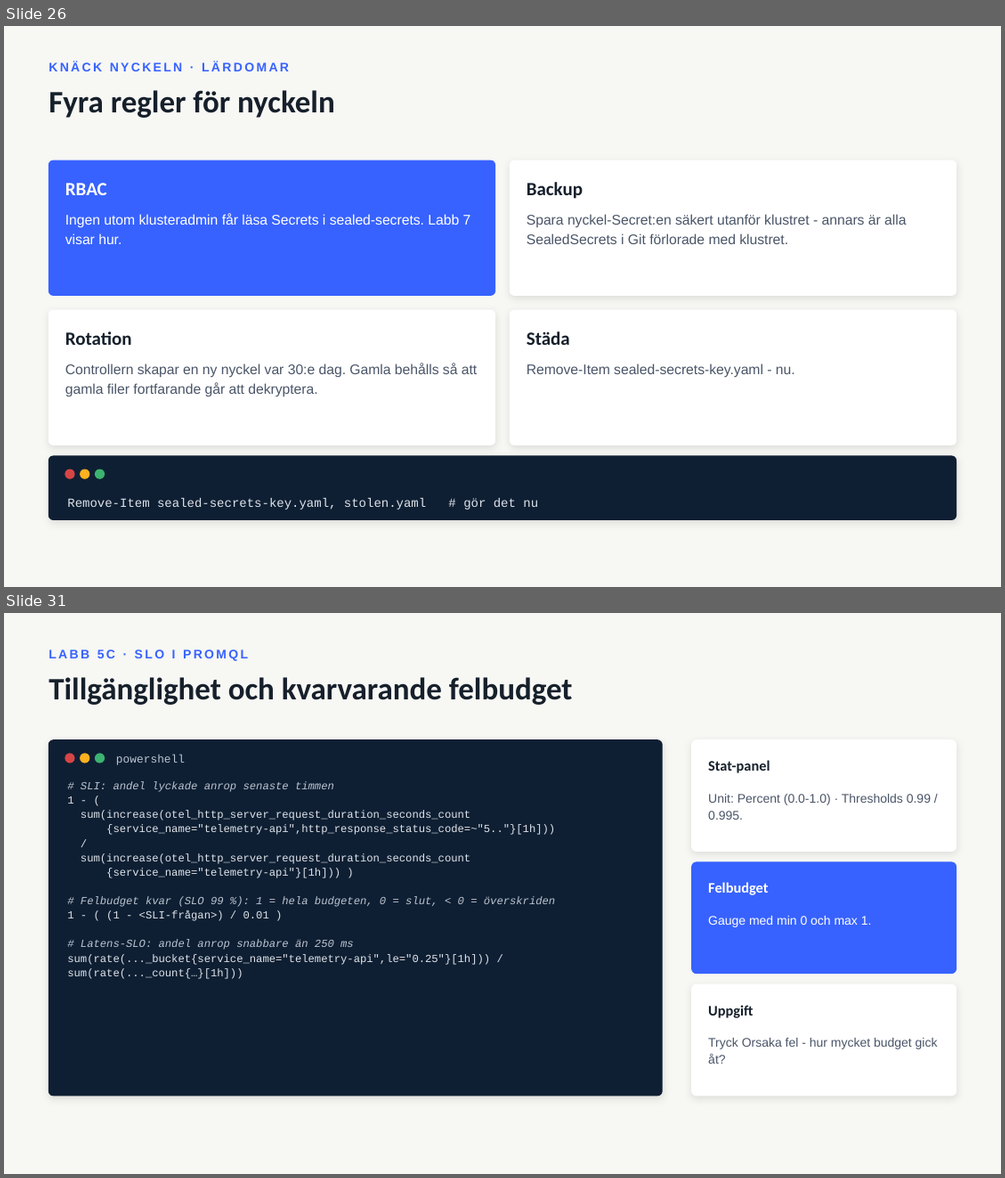
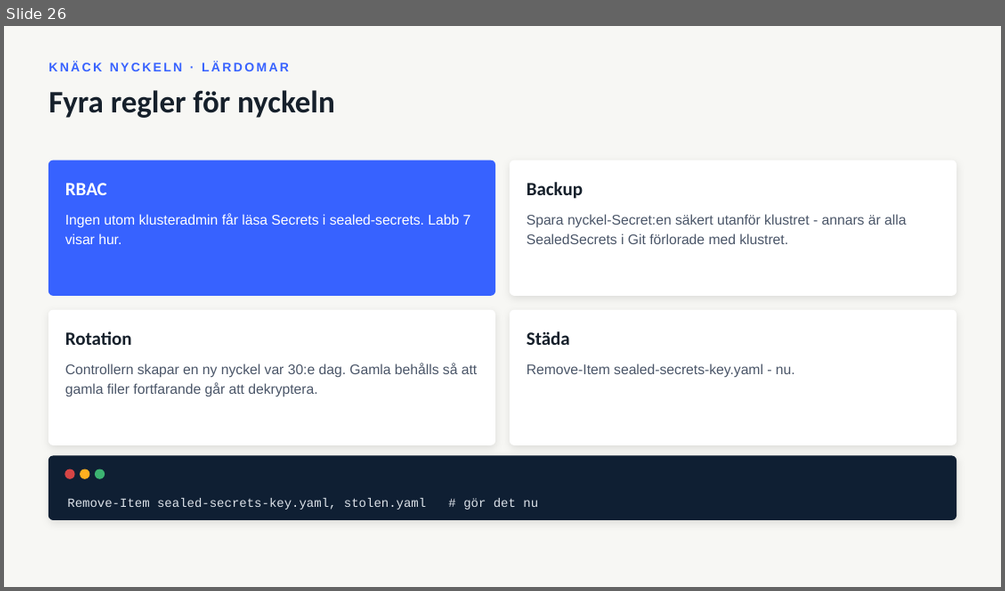
Before and after one commit to LennartAJansson/Kubernetes, a slide deck: Kubernetes - Konfiguration, hemligheter och drift.pptx. Shown one above the other, each under a label of ours: slides 26 and 31 before the commit, slide 26 after it; the slides between them are not shown. The pictures are 1005x1178 and 1005x591 pixels, drawn with LibreOffice and Linux fonts; fonts in the diff are those of the drawing. Boxes give left, top, right and bottom in pixels: in the first picture for what was removed or moved away, otherwise in the second. Text is boxed around its words. In the diff, an @@ line names an element or a change of style, - is before the commit and + after.

```diff
--- a/Kubernetes - Konfiguration, hemligheter och drift.pptx
+++ b/Kubernetes - Konfiguration, hemligheter och drift.pptx
@@ slide 31 removed at (4,613,1001,1174), background #F7F7F4 @@
@@ text removed at (48,649,248,661) @@
-LABB 5C · SLO I PROMQL
@@ text removed at (48,677,573,705) @@
-Tillgänglighet och kvarvarande felbudget
@@ rounded rectangle removed at (48,740,662,1095) @@
@@ rounded rectangle removed at (692,740,956,851) @@
@@ ellipse removed at (65,754,74,763) @@
@@ ellipse removed at (81,754,89,763) @@
@@ ellipse removed at (96,754,105,763) @@
@@ text removed at (116,754,185,765) @@
-powershell
@@ text removed at (708,760,769,773) @@
-Stat-panel
@@ text removed at (67,781,555,979) @@
-# SLI: andel lyckade anrop senaste timmen
-1 - (
-sum(increase(otel_http_server_request_duration_seconds_count
-{service_name="telemetry-api",http_response_status_code=~"5.."}[1h]))
-/
-sum(increase(otel_http_server_request_duration_seconds_count
-{service_name="telemetry-api"}[1h])) )
-# Felbudget kvar (SLO 99 %): 1 = hela budgeten, 0 = slut, < 0 = överskriden
-1 - ( (1 - <SLI-frågan>) / 0.01 )
-# Latens-SLO: andel anrop snabbare än 250 ms
-sum(rate(..._bucket{service_name="telemetry-api",le="0.25"}[1h])) / sum(rate(..._count{…}[1h]))
@@ text removed at (708,794,930,819) @@
-Unit: Percent (0.0-1.0) · Thresholds 0.99 / 0.995.
@@ rounded rectangle removed at (692,862,956,973) @@
@@ text removed at (708,882,768,895) @@
-Felbudget
@@ text removed at (708,916,872,927) @@
-Gauge med min 0 och max 1.
@@ rounded rectangle removed at (692,985,956,1095) @@
@@ text removed at (708,1005,752,1018) @@
-Uppgift
@@ text removed at (708,1038,938,1063) @@
-Tryck Orsaka fel - hur mycket budget gick åt?
```
Also in this commit, not shown: 8 slides changed, 8 other slides removed, 12 other files.
